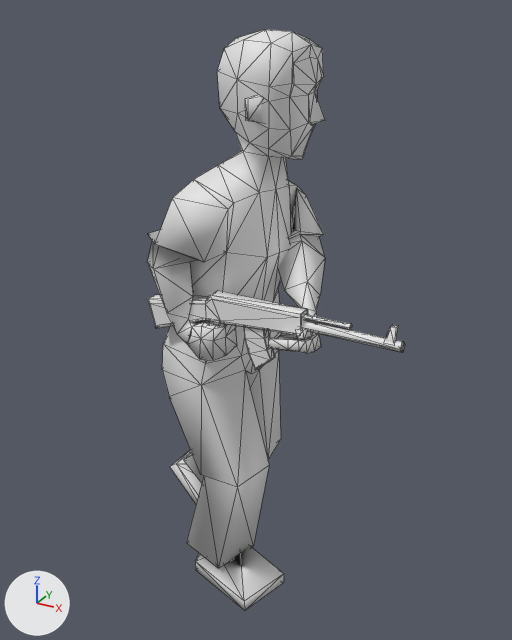
A saved change to the OBJ model Res/player_male_run_4.obj.
Camera for both pictures: a 50 mm lens placed at (1.116, -1.783, 1.796), pointed at (0.134, 0.003, 0.903). Every picture has the same lights, and +X, +Y and +Z are marked at lower left. Mesh edges are drawn as thin lines. Where no turn or scale is listed for an object, it has been applied to the vertices.

Names of what the first picture shows: 'player_male_run_4'.
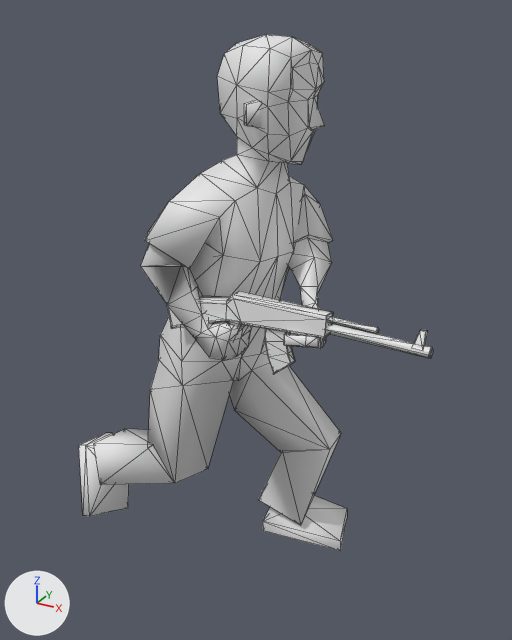
The change in detail:
me_player_male_run_4 is used by ob_player_male_run_4; location (0.0, 0.0, 0.0).
me_player_male_run_4 had 452 vertices, 842 faces and spanned x -0.27..0.67, y -0.3..0.24, z -0.05..1.75.
me_player_male_run_4 now has 452 vertices, 846 faces and spans x -0.5..0.74, y -0.31..0.24, z 0.06..1.73.
me_player_male_run_4 part 1: the loose piece of 8 vertices spanning x 0.17..0.21, y -0.13..-0.08, z 1.52..1.59 is moved by (0.0, 0.0, -0.01).
me_player_male_run_4 part 2: the loose piece of 48 vertices spanning x -0.12..0.39, y -0.22..-0.17, z 0.91..1.06 is moved by (0.07, -0.01, 0.02).
me_player_male_run_4 part 3: the loose piece of 24 vertices spanning x 0.05..0.13, y -0.2..-0.18, z 0.86..0.98 is moved by (0.07, -0.02, 0.02).
me_player_male_run_4 part 4: the loose piece of 12 vertices spanning x 0.38..0.52, y -0.21..-0.19, z 1.04..1.05 is moved by (0.08, -0.01, 0.01).
me_player_male_run_4 part 5: the loose piece of 13 vertices spanning x 0.38..0.67, y -0.21..-0.18, z 1.0..1.03 is moved by (0.08, -0.01, 0.01).
me_player_male_run_4 part 6: the loose piece of 40 vertices spanning x 0.21..0.3, y -0.21..-0.18, z 0.85..0.99 is moved by (0.07, -0.02, 0.01).
me_player_male_run_4 part 7: the loose piece of 8 vertices spanning x 0.62..0.65, y -0.21..-0.19, z 1.02..1.07 is moved by (0.08, -0.01, 0.01).
me_player_male_run_4 part 8: 291 of 452 vertices moved; they spanned x -0.27..0.42, y -0.3..0.24, z -0.05..1.75 and now span x -0.5..0.45, y -0.31..0.24, z 0.06..1.73; mean shift (0.01, 0.0, 0.01); largest move (0.31, -0.13, 0.03) -> (-0.38, -0.12, 0.06).

Boxes (x1, y1, x2, y2) around the edits, measured in the pictures (512 x 640 px; the box of a moved part takes in the faces that stretch with it):
'player_male_run_4', reshaped (37% wider, 11% shorter)
    before: (147, 29, 405, 611)
    after: (79, 34, 433, 551)
part 1 of me_player_male_run_4, moved or reshaped
    before: (245, 96, 262, 123)
    after: (244, 101, 261, 128)
part 2 of me_player_male_run_4, moved or reshaped
    before: (147, 290, 308, 335)
    after: (166, 291, 333, 338)
part 3 of me_player_male_run_4, moved or reshaped
    before: (208, 321, 222, 326)
    after: (228, 321, 243, 328)
part 4 of me_player_male_run_4, moved or reshaped
    before: (303, 314, 352, 329)
    after: (328, 317, 379, 333)
part 5 of me_player_male_run_4, moved or reshaped
    before: (302, 320, 405, 353)
    after: (326, 323, 433, 359)
part 6 of me_player_male_run_4, moved or reshaped
    before: (244, 327, 275, 370)
    after: (265, 329, 295, 374)
part 7 of me_player_male_run_4, moved or reshaped
    before: (385, 325, 398, 343)
    after: (413, 329, 427, 349)
part 8 of me_player_male_run_4, moved or reshaped
    before: (148, 85, 325, 611)
    after: (79, 89, 347, 551)
